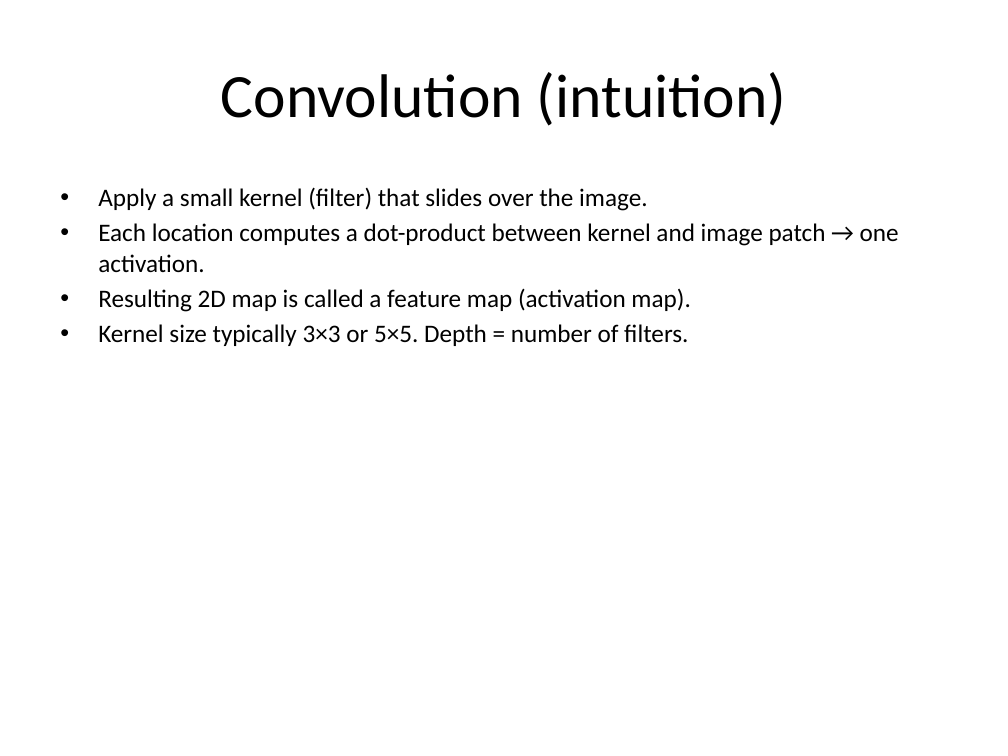
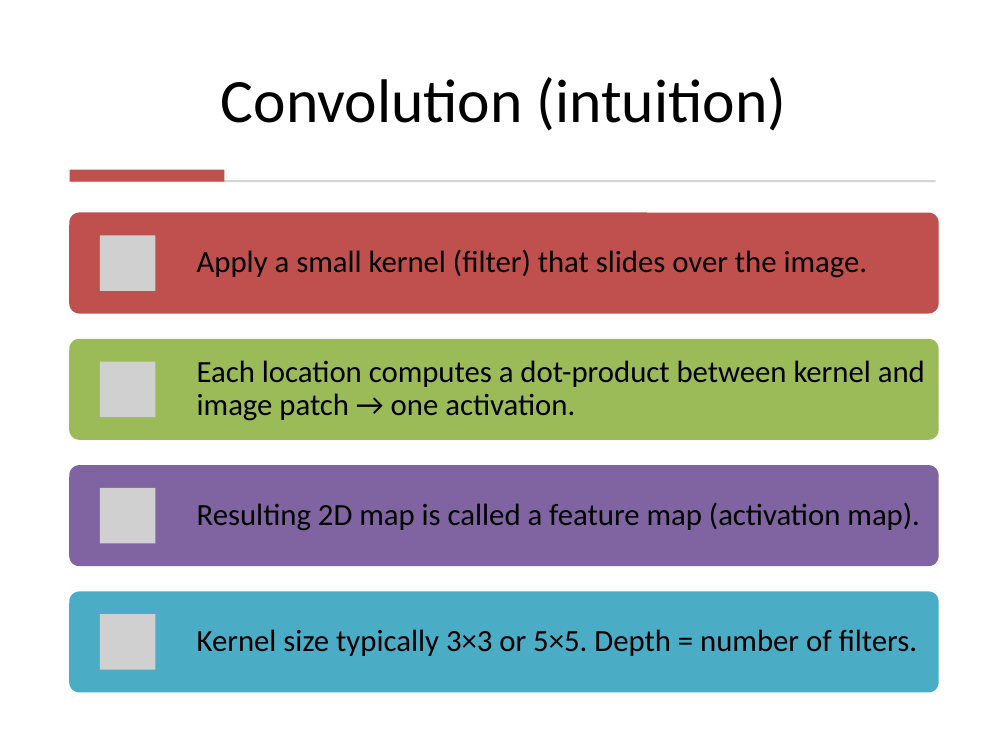
Before and after one commit to neelsoumya/teaching_neural_networks, a slide deck: slide 4 of Convolutional_Neural_Networks_CNNs.pptx (slide 3 before the commit). Drawn at 1008x756 pixels with LibreOffice and Linux fonts; fonts in the diff are those of the drawing; grey boxes stand for pictures. Boxes give left, top, right and bottom in pixels: in the first picture for what was removed or moved away, otherwise in the second. Text is boxed around its words. In the diff, an @@ line names an element or a change of style, - is before the commit and + after.

```diff
--- a/Convolutional_Neural_Networks_CNNs.pptx
+++ b/Convolutional_Neural_Networks_CNNs.pptx
@@ title "Convolution (intuition)" at (x1=221, y1=77, x2=786, y2=131): vertical alignment middle to bottom @@
@@ rectangle added at (x1=70, y1=169, x2=225, y2=181), fill #C0504D @@
@@ rectangle added at (x1=72, y1=180, x2=935, y2=182), fill #D5D5D5 @@
@@ text removed at (x1=98, y1=187, x2=899, y2=346) @@
-• Apply a small kernel (filter) that slides over the image.
-• Each location computes a dot-product between kernel and image patch → one activation.
-• Resulting 2D map is called a feature map (activation map).
-• Kernel size typically 3×3 or 5×5. Depth = number of filters.
@@ group added at (x1=70, y1=213, x2=938, y2=692): 4 rounded rectangles, 4 pictures, 4 texts @@
+Apply a small kernel (filter) that slides over the image.
+Each location computes a dot-product between kernel and image patch → one activation.
+Resulting 2D map is called a feature map (activation map).
+Kernel size typically 3×3 or 5×5. Depth = number of filters.
```
Also in this commit, not shown: 10 other slides changed, 9 slides added, 2 slides removed, 3 other files.
